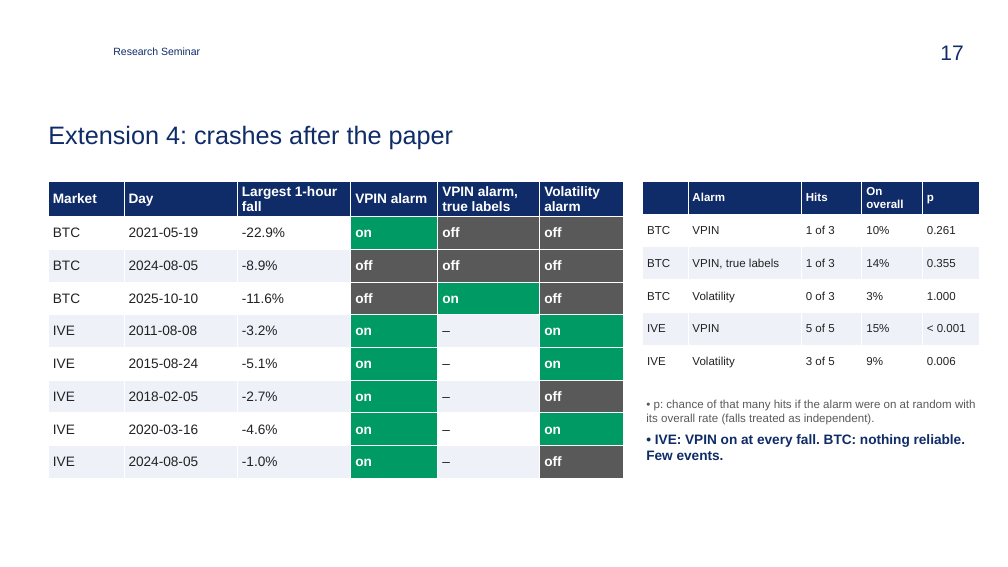
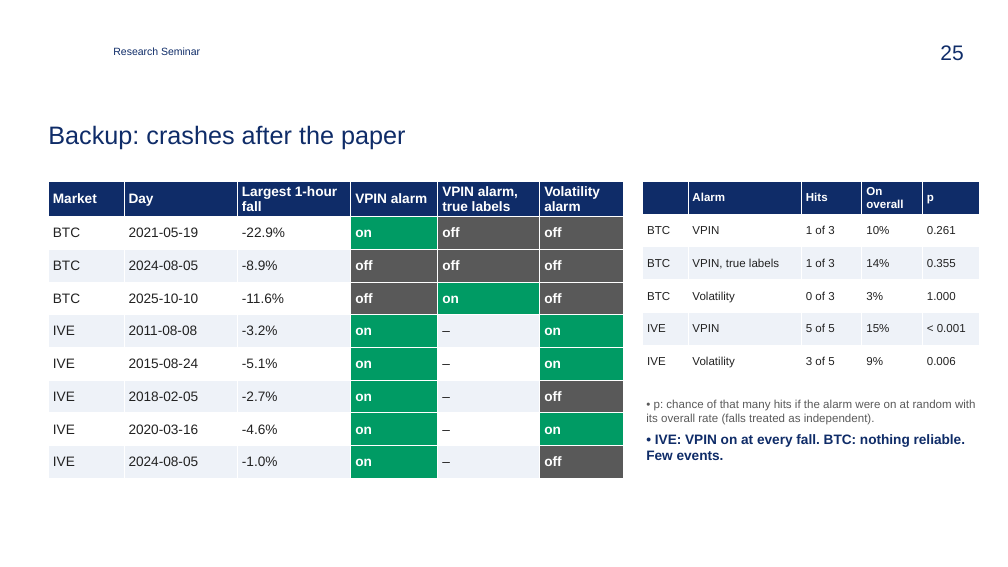
Before and after one commit to zavaz5/flow-toxicity-vpin, a slide deck: slide 25 of docs/presentation.pptx (slide 17 before the commit). Drawn at 1008x567 pixels with LibreOffice and Linux fonts; fonts in the diff are those of the drawing; background and template pictures are left out. Boxes give left, top, right and bottom in pixels: in the first picture for what was removed or moved away, otherwise in the second. Text is boxed around its words. In the diff, an @@ line names an element or a change of style, - is before the commit and + after.

Commit message:
Add known-answer simulation, the local-sigma fix and an inference package
- Known-answer simulation of the paper's own PIN model with prices
  (src/vpin/simulation.py, scripts/simulation.py): closes the gap in
  the paper's Monte Carlo, which never runs bulk classification.
  Pre-registered rules D1, D2 and D4 hold; D3 does not and is reported.
- The one-day-sigma fix of bulk classification on real data (rule D5,
  scripts/local_sigma.py): tracks true-label VPIN better on BTC and
  removes most of VPIN's link to future volatility.
- Inference package (scripts/inference.py): direction-shuffled placebo,
  leave-one-year-out stability, power, and a ledger of every test with
  Benjamini-Hochberg and Bonferroni corrections and a claimed direction.
- The paper's in-sample method on all 41 two-year windows
  (scripts/windows.py, exploratory).
- README, slides (21 main + 5 backup) and the guide regenerated from
  results; the guide build now verifies that every text block is in
  the PDF.

```diff
--- a/docs/presentation.pptx
+++ b/docs/presentation.pptx
@@ page number at (940,45,963,61): text changed @@
-17
+25
@@ title at (48,125,405,150): text changed @@
-Extension 4: crashes after the paper
+Backup: crashes after the paper
```
Also in this commit, not shown: 4 other slides changed, 6 slides added, 37 other files.
